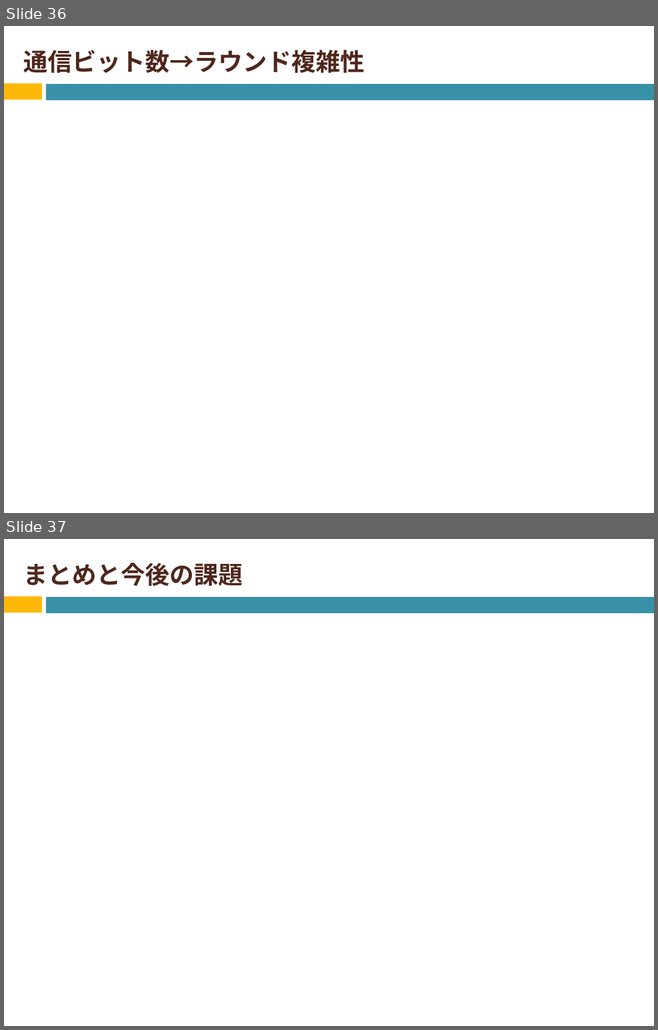
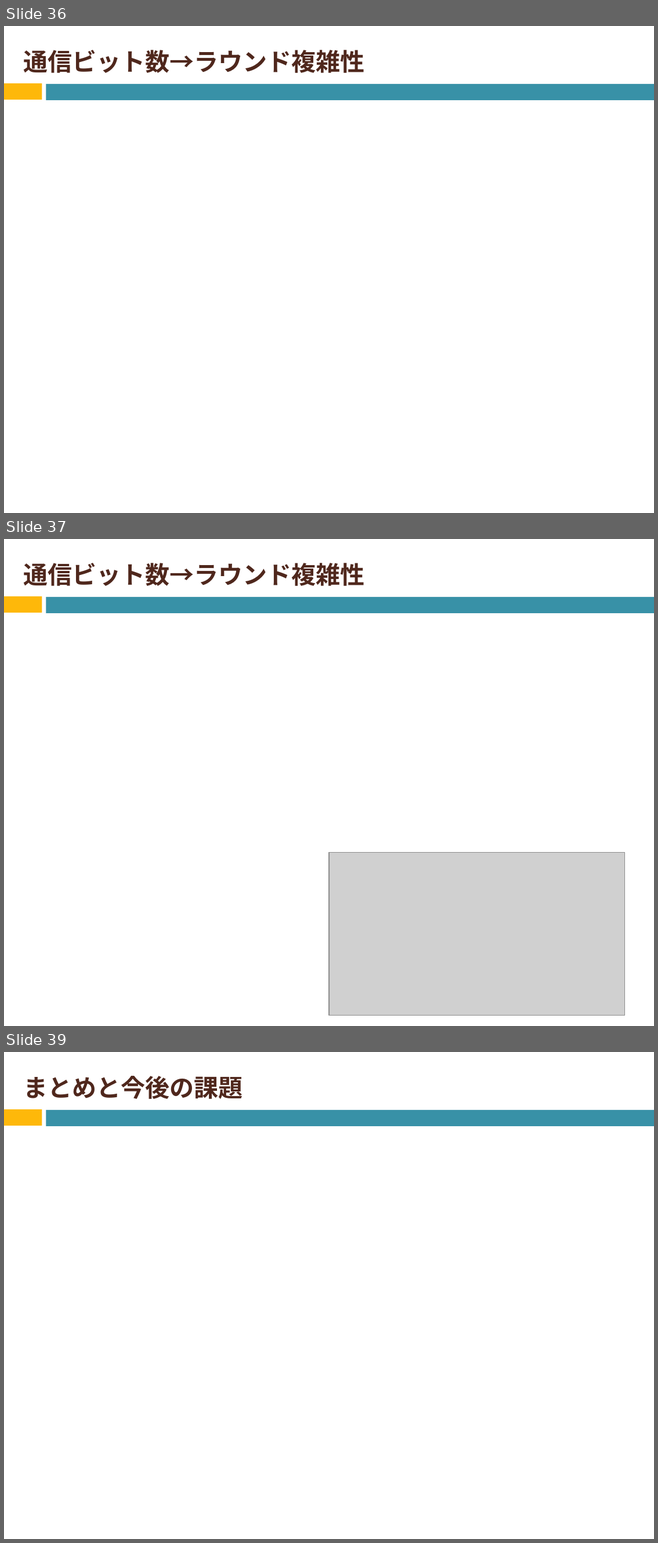
Before and after one commit to Izulabo-nitech/Distributed_Complexity_of_k-Maximal_Independent_Set_Verification, a slide deck: LAsy/LA用発表資料.pptx. Shown one above the other, each under a label of ours: slides 36 and 37 before the commit, slides 36, 37 and 39 after it; the slides between them are not shown. The pictures are 658x1030 and 658x1543 pixels, drawn with LibreOffice and Linux fonts; fonts in the diff are those of the drawing; grey boxes stand for pictures. Boxes give left, top, right and bottom in pixels: in the first picture for what was removed or moved away, otherwise in the second. Text is boxed around its words. In the diff, an @@ line names an element or a change of style, - is before the commit and + after.

```diff
--- a/LAsy/LA用発表資料.pptx
+++ b/LAsy/LA用発表資料.pptx
@@ slide 37 added at (4,539,654,1026), background #FFFFFF; not listed: 2 template elements that a slide beside it also shows @@
@@ title added at (23,563,364,586), 27 pt, text #4F271C, bold @@
+通信ビット数→ラウンド複雑性
@@ picture added at (329,853,625,1016) @@
@@ what was slide 37 is now slide 39 @@
```
Also in this commit, not shown: 2 slides changed, 1 other slide added.
